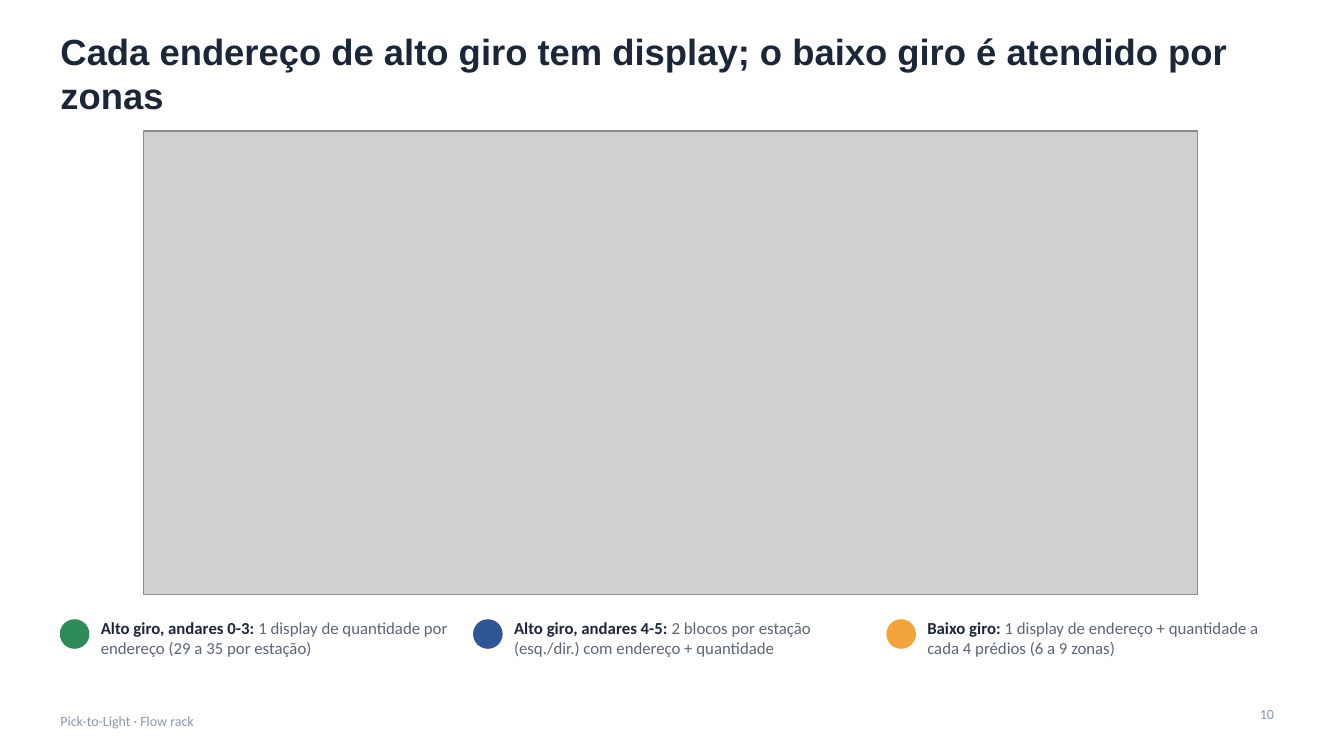
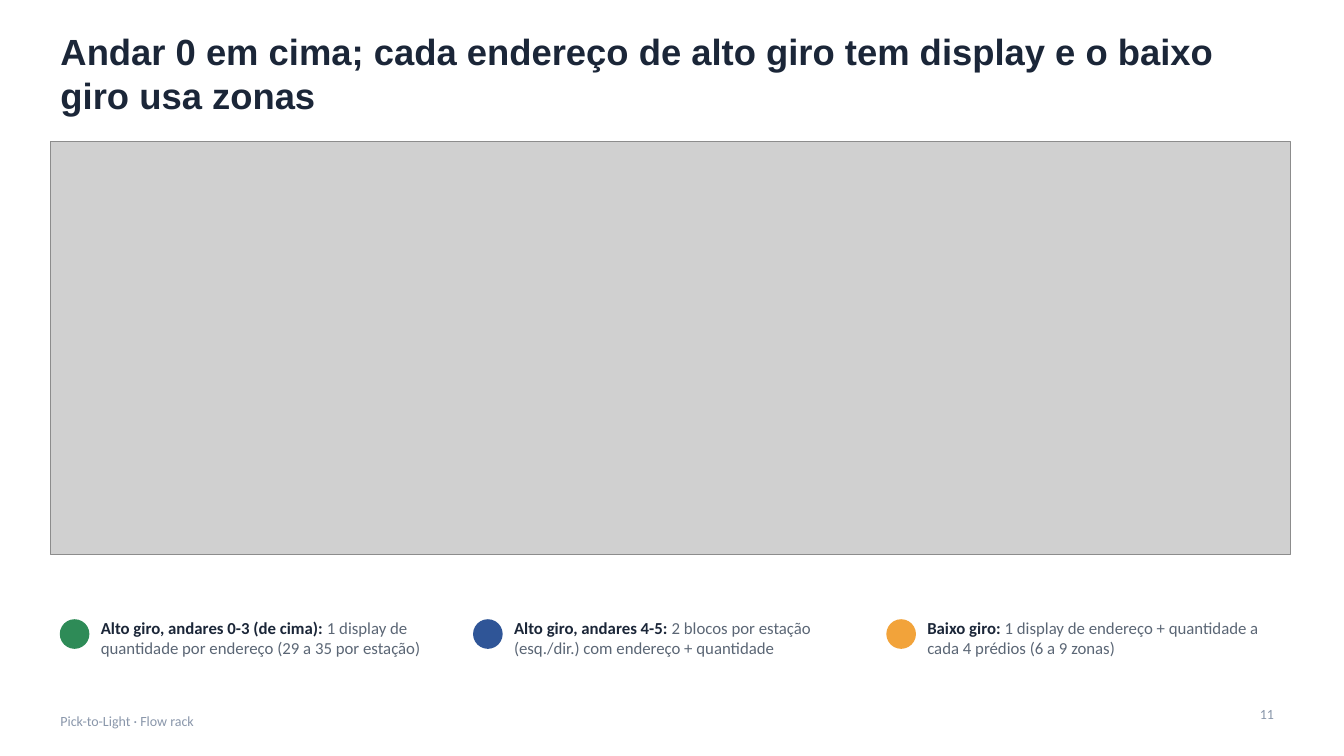
Before and after one commit to jivo88/picking_to_light, a slide deck: slide 11 of projeto/entregaveis/Apresentacao_PTL.pptx (slide 10 before the commit). Drawn at 1344x756 pixels with LibreOffice and Linux fonts; fonts in the diff are those of the drawing; grey boxes stand for pictures. Boxes give left, top, right and bottom in pixels: in the first picture for what was removed or moved away, otherwise in the second. Text is boxed around its words. In the diff, an @@ line names an element or a change of style, - is before the commit and + after.

```diff
--- a/projeto/entregaveis/Apresentacao_PTL.pptx
+++ b/projeto/entregaveis/Apresentacao_PTL.pptx
@@ title at <box>60,38,1213,117</box>: text changed @@
-Cada endereço de alto giro tem display; o baixo giro é atendido por zonas
+Andar 0 em cima; cada endereço de alto giro tem display e o baixo giro usa zonas
@@ picture: place and size @@
-picture at <box>143,131,1197,595</box>
+picture at <box>50,141,1291,555</box>
@@ text at <box>101,621,420,657</box>: text changed @@
-Alto giro, andares 0-3: 1 display de quantidade por endereço (29 a 35 por estação)
+Alto giro, andares 0-3 (de cima): 1 display de quantidade por endereço (29 a 35 por estação)
@@ page number at <box>1260,710,1274,719</box>: text changed @@
-10
+11
```
Also in this commit, not shown: 4 other slides changed, 1 slide added, 16 other files.
